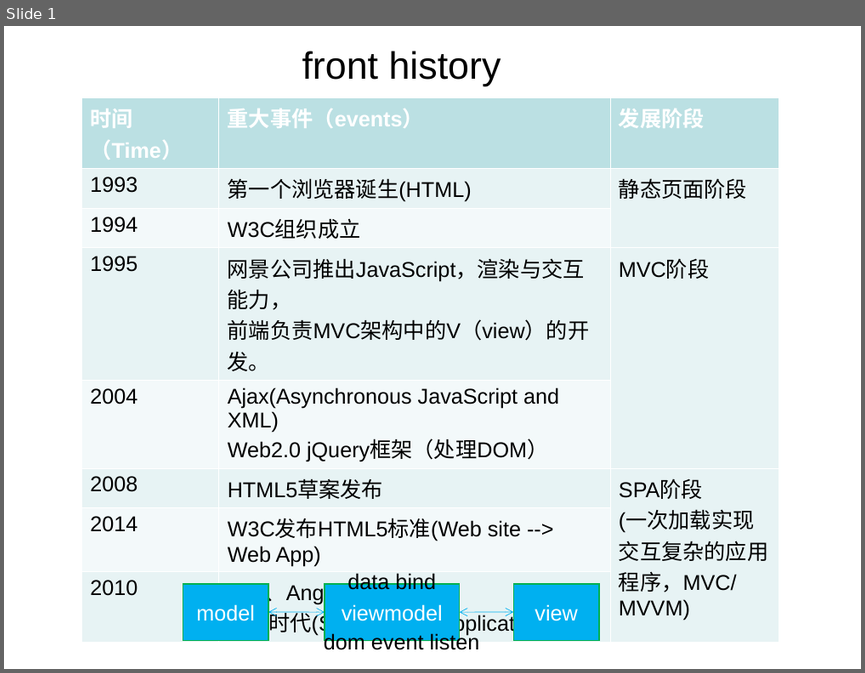
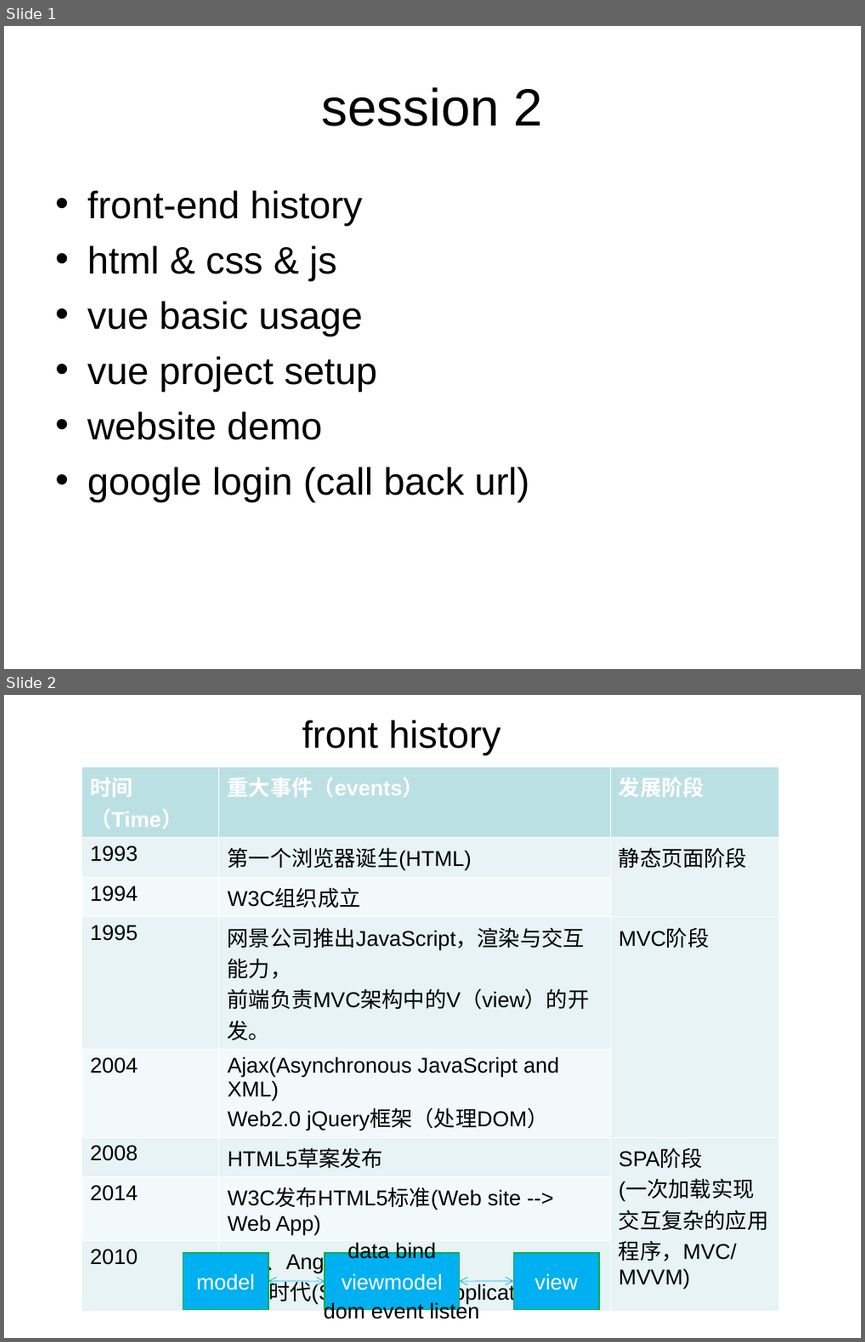
Before and after one commit to EasonFeng5870/vue-study, a slide deck: 0814/session2.ppt. Shown one above the other, each under a label of ours: slide 1 before the commit, slides 1 and 2 after it. The pictures are 865x673 and 865x1342 pixels, drawn with LibreOffice and Linux fonts; fonts in the diff are those of the drawing. Boxes give left, top, right and bottom in pixels: in the first picture for what was removed or moved away, otherwise in the second. Text is boxed around its words. In the diff, an @@ line names an element or a change of style, - is before the commit and + after.

Commit message:
update ppt

```diff
--- a/0814/session2.ppt
+++ b/0814/session2.ppt
@@ slide 1 added at (4,26,861,669), background #FFFFFF @@
@@ title added at (322,87,543,126), 44 pt, text #000000 @@
+session 2
@@ text added at (87,190,530,502), 32 pt, text #000000 @@
+• front-end history
+• html & css & js
+• vue basic usage
+• vue project setup
+• website demo
+• google login (call back url)
@@ what was slide 1 is now slide 2 @@
```
Also in this commit, not shown: 1 slide removed.
